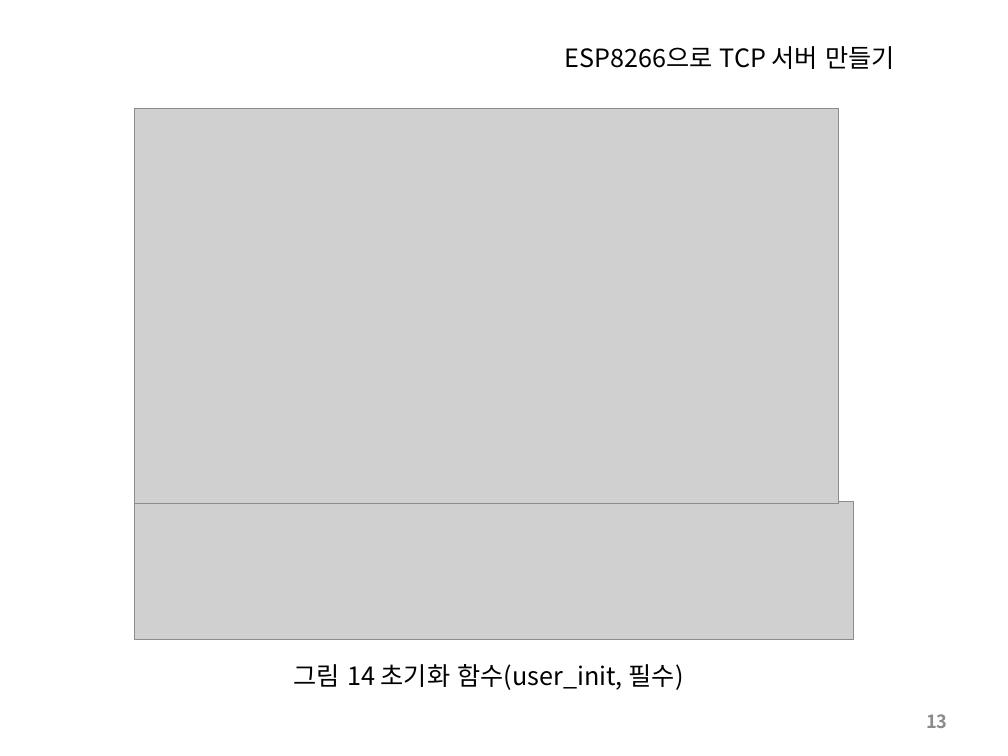
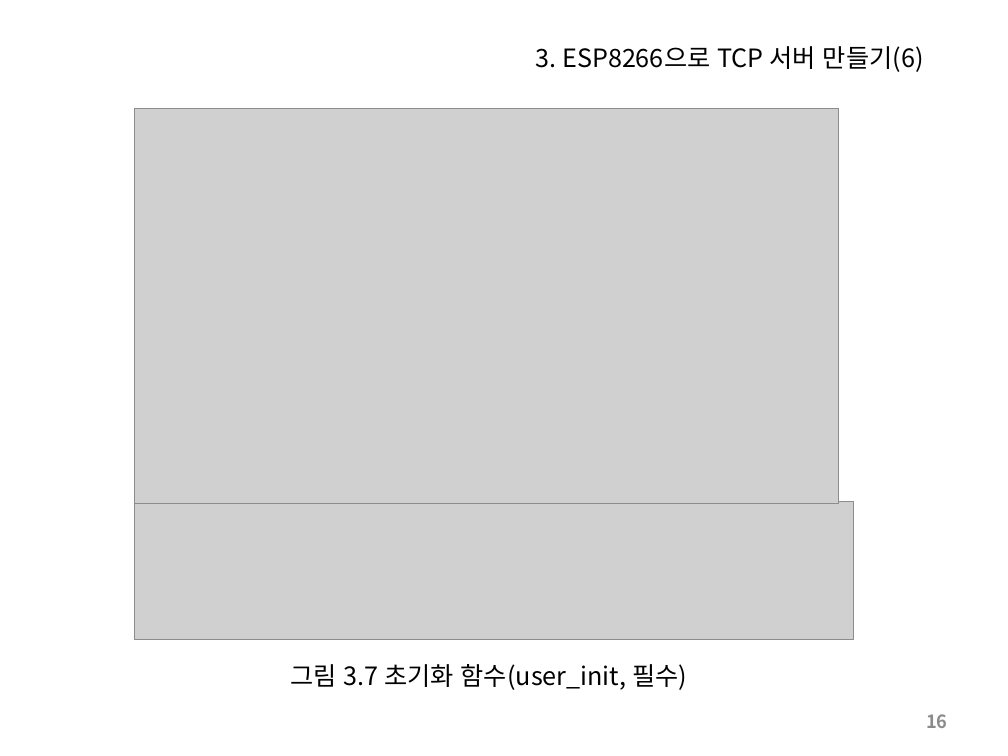
Before and after one commit to SleeperKKY/ESP8266, a slide deck: slide 16 of ESP8266 Direct Coding.pptx (slide 13 before the commit). Drawn at 1008x756 pixels with LibreOffice and Linux fonts; fonts in the diff are those of the drawing; grey boxes stand for pictures. Boxes give left, top, right and bottom in pixels: in the first picture for what was removed or moved away, otherwise in the second. Text is boxed around its words. In the diff, an @@ line names an element or a change of style, - is before the commit and + after.

```diff
--- a/ESP8266 Direct Coding.pptx
+++ b/ESP8266 Direct Coding.pptx
@@ text at box(536, 46, 924, 72): text changed @@
-ESP8266으로 TCP 서버 만들기
+3. ESP8266으로 TCP 서버 만들기(6)
@@ text at box(290, 664, 687, 690): text changed @@
-그림 14 초기화 함수(user_init, 필수)
+그림 3.7 초기화 함수(user_init, 필수)
@@ page number at box(926, 714, 947, 728): text changed @@
-13
+16
```
Also in this commit, not shown: 16 other slides changed, 4 slides added, 1 other file.
